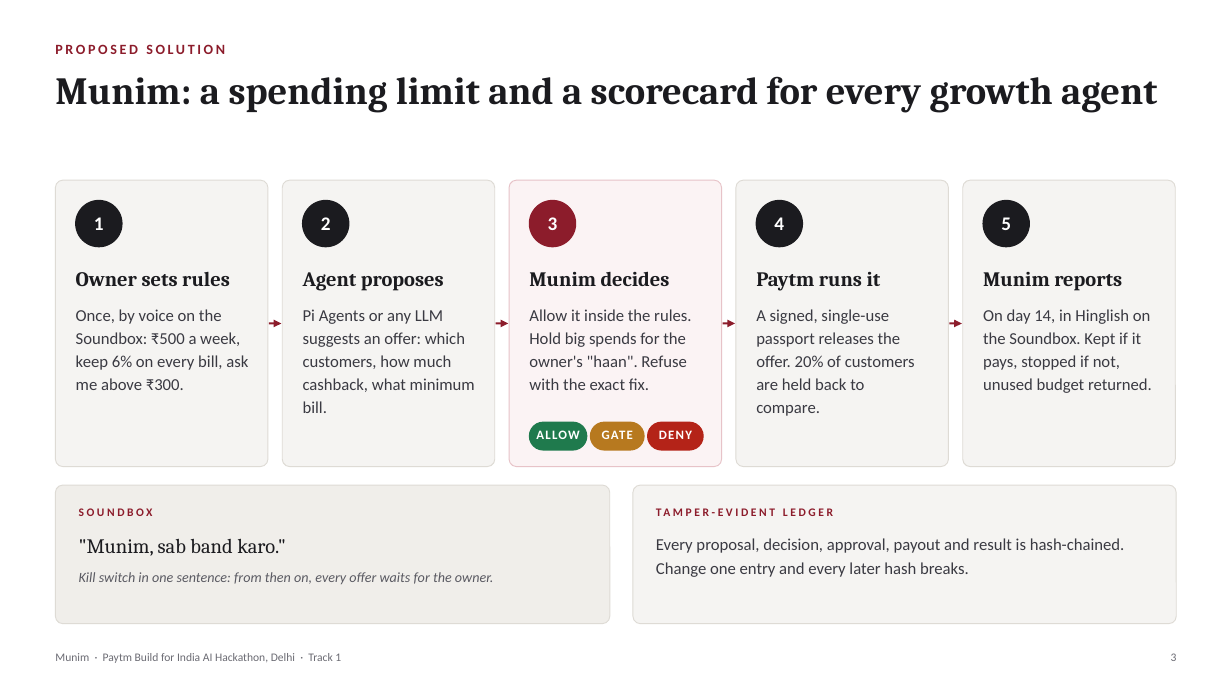
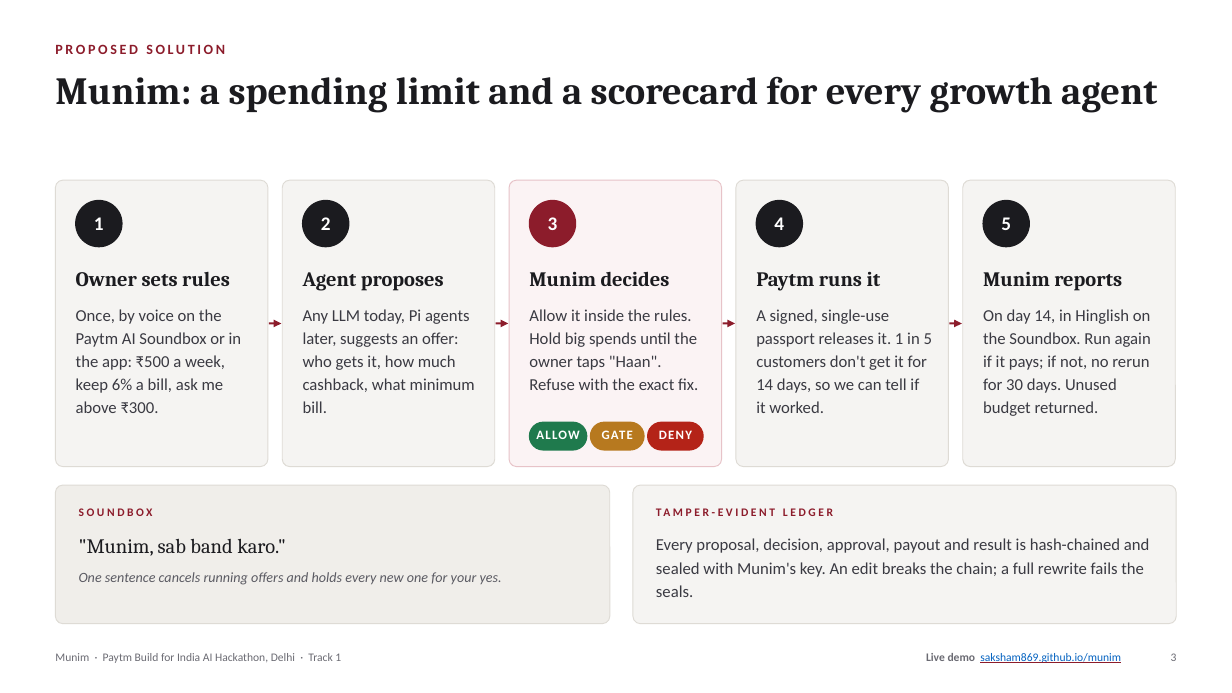
Before and after one commit to saksham869/munim, a slide deck: slide 3 of docs/Munim_Pitch.pptx. Drawn at 1232x693 pixels with LibreOffice and Linux fonts; fonts in the diff are those of the drawing. Boxes give left, top, right and bottom in pixels: in the first picture for what was removed or moved away, otherwise in the second. Text is boxed around its words. In the diff, an @@ line names an element or a change of style, - is before the commit and + after.

Commit message:
Apply review fixes: business model, research, threat model, decision log, stress test

```diff
--- a/docs/Munim_Pitch.pptx
+++ b/docs/Munim_Pitch.pptx
@@ text at [76, 309, 242, 413]: text changed @@
-Once, by voice on the Soundbox: ₹500 a week, keep 6% on every bill, ask me above ₹300.
+Once, by voice on the Paytm AI Soundbox or in the app: ₹500 a week, keep 6% a bill, ask me above ₹300.
@@ text at [303, 309, 475, 413]: text changed @@
-Pi Agents or any LLM suggests an offer: which customers, how much cashback, what minimum bill.
+Any LLM today, Pi agents later, suggests an offer: who gets it, how much cashback, what minimum bill.
@@ text at [529, 309, 698, 390]: text changed @@
-Allow it inside the rules. Hold big spends for the owner's "haan". Refuse with the exact fix.
+Allow it inside the rules. Hold big spends until the owner taps "Haan". Refuse with the exact fix.
@@ text at [756, 309, 932, 413]: text changed @@
-A signed, single-use passport releases the offer. 20% of customers are held back to compare.
+A signed, single-use passport releases it. 1 in 5 customers don't get it for 14 days, so we can tell if it worked.
@@ text at [983, 309, 1151, 416]: text changed @@
-On day 14, in Hinglish on the Soundbox. Kept if it pays, stopped if not, unused budget returned.
+On day 14, in Hinglish on the Soundbox. Run again if it pays; if not, no rerun for 30 days. Unused budget returned.
@@ text at [656, 538, 1149, 597]: text changed @@
-Every proposal, decision, approval, payout and result is hash-chained. Change one entry and every later hash breaks.
+Every proposal, decision, approval, payout and result is hash-chained and sealed with Munim's key. An edit breaks the chain; a full rewrite fails the seals.
@@ text at [79, 572, 502, 585]: text changed @@
-Kill switch in one sentence: from then on, every offer waits for the owner.
+One sentence cancels running offers and holds every new one for your yes.
@@ text added at [926, 653, 1121, 663], 9 pt, text #0563C1, underline @@
+Live demo saksham869.github.io/munim
```
Also in this commit, not shown: 10 other slides changed, 51 other files.
